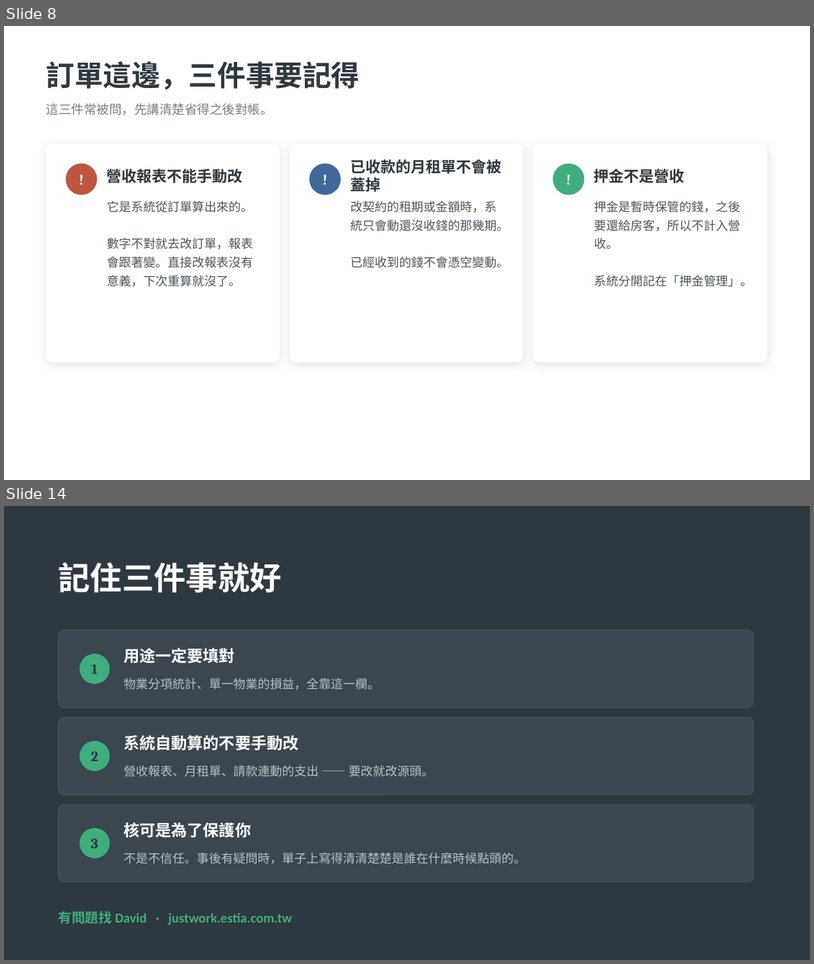
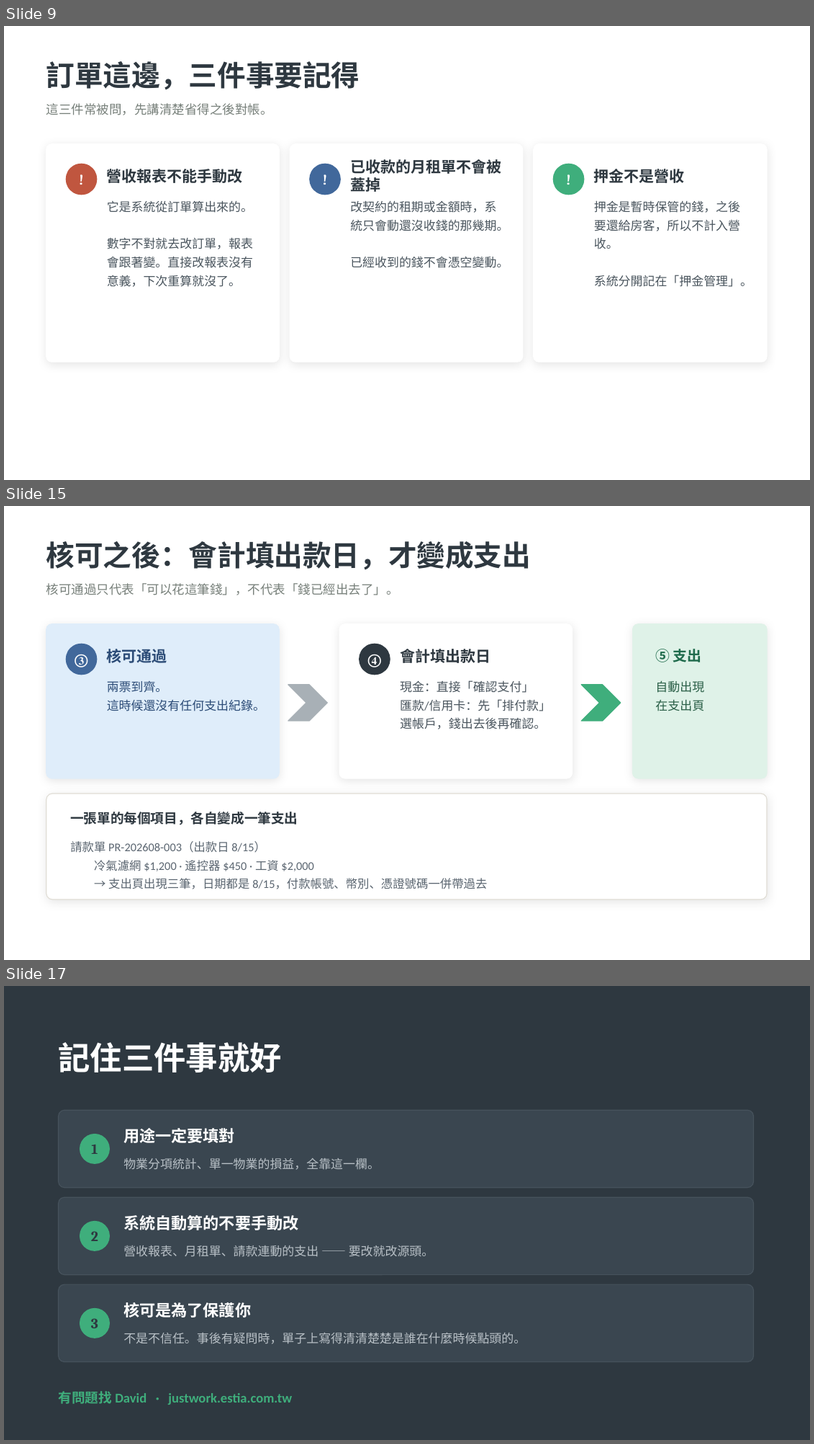
Before and after one commit to twlo79/anxing-web, a slide deck: docs/安幸上工ERP_管家操作說明.pptx. Shown one above the other, each under a label of ours: slides 8 and 14 before the commit, slides 9, 15 and 17 after it; the slides between them are not shown. The pictures are 814x964 and 814x1444 pixels, drawn with LibreOffice and Linux fonts; fonts in the diff are those of the drawing. Boxes give left, top, right and bottom in pixels: in the first picture for what was removed or moved away, otherwise in the second. Text is boxed around its words. In the diff, an @@ line names an element or a change of style, - is before the commit and + after.

Commit message:
核可後可編輯,存檔清票重送審

```diff
--- a/docs/安幸上工ERP_管家操作說明.pptx
+++ b/docs/安幸上工ERP_管家操作說明.pptx
@@ slide 15 added at (4, 506, 810, 960), background #FFFFFF @@
@@ text added at (46, 541, 531, 569), 34 pt, text #2E3840, bold @@
+核可之後：會計填出款日，才變成支出
@@ text added at (46, 583, 399, 595), 15 pt, text #77807A @@
+核可通過只代表「可以花這筆錢」，不代表「錢已經出去了」。
@@ rounded rectangle added at (46, 624, 279, 778), fill #DFEDFA, outline #DFEDFA 1 pt @@
@@ rounded rectangle added at (340, 624, 573, 778), fill #FFFFFF, outline #FFFFFF 1 pt @@
@@ rounded rectangle added at (633, 624, 767, 778), fill #DFF2E8, outline #DFF2E8 1 pt @@
@@ ellipse added at (66, 644, 97, 674), fill #41689B @@
@@ text added at (75, 654, 88, 667), 17 pt, text #FFFFFF, bold @@
+③
@@ text added at (107, 649, 167, 663), 18 pt, text #2C4C77, bold @@
+核可通過
@@ ellipse added at (359, 644, 391, 674), fill #2E3840 @@
@@ text added at (368, 654, 382, 667), 17 pt, text #FFFFFF, bold @@
+④
@@ text added at (400, 649, 491, 663), 18 pt, text #2E3840, bold @@
+會計填出款日
@@ text added at (656, 649, 702, 662), 17 pt, text #1F6B4C, bold @@
+⑤ 支出
@@ text added at (107, 681, 265, 711), 14.5 pt, text #2C4C77 @@
+兩票到齊。
+這時候還沒有任何支出紀錄。
@@ chevron added at (288, 685, 328, 721), fill #A8B0B6, outline #A8B0B6 1 pt @@
@@ text added at (400, 680, 551, 729), 14.5 pt, text #4A555E @@
+現金：直接「確認支付」
+匯款/信用卡：先「排付款」選帳戶，錢出去後再確認。
@@ chevron added at (581, 685, 621, 721), fill #3FAE7C, outline #3FAE7C 1 pt @@
@@ text added at (656, 681, 705, 711), 14.5 pt, text #2A5F47 @@
+自動出現
+在支出頁
@@ rounded rectangle added at (46, 793, 767, 899), fill #FFFFFF, outline #E0DDD5 1 pt @@
@@ text added at (70, 811, 298, 825), 16 pt, text #2E3840, bold @@
+一張單的每個項目，各自變成一筆支出
@@ text added at (70, 841, 487, 889), 14 pt, text #5A6570 @@
+請款單 PR-202608-003（出款日 8/15）
+冷氣濾網 $1,200 · 遙控器 $450 · 工資 $2,000
+→ 支出頁出現三筆，日期都是 8/15，付款帳號、幣別、憑證號碼一併帶過去
@@ what was slide 8 is now slide 9 @@
@@ what was slide 14 is now slide 17 @@
```
Also in this commit, not shown: 8 slides changed, 3 other slides added, 1 slide removed, 4 other files.
